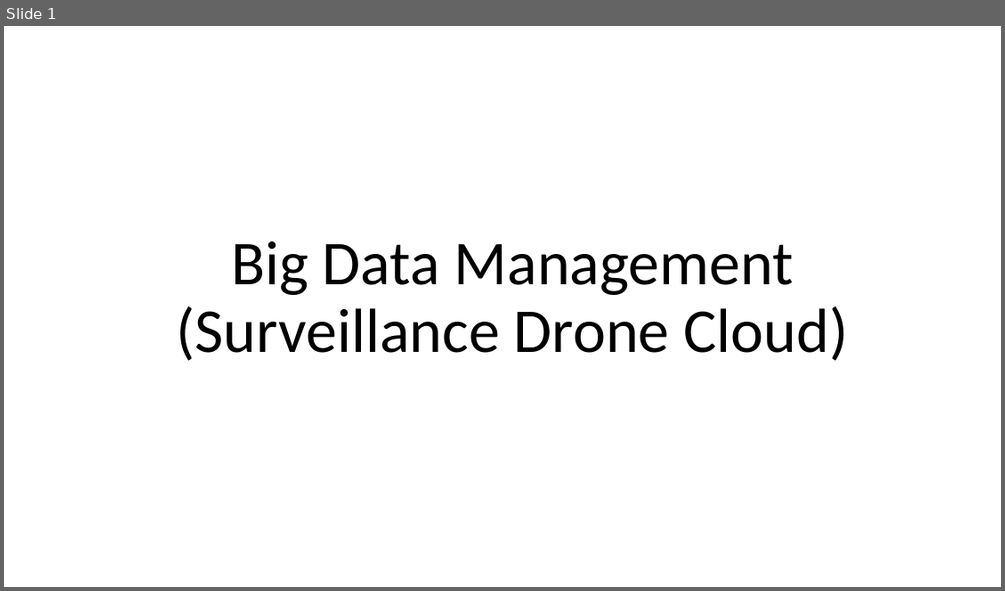
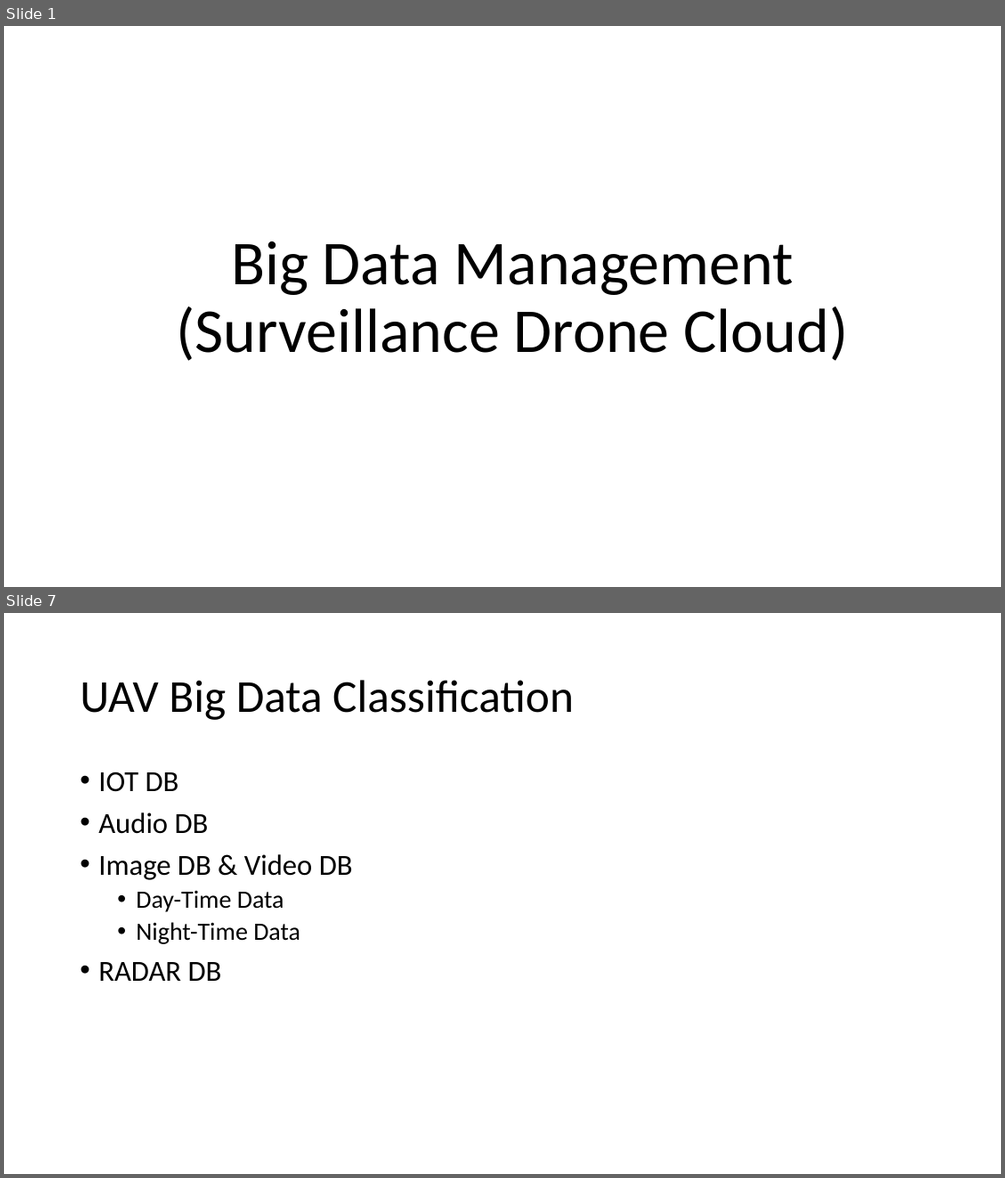
Before and after one commit to chriscwang/droneServiceCloud-1, a slide deck: weeklyMeetingsandDocuments/Big Data Management.pptx. Shown one above the other, each under a label of ours: slide 1 before the commit, slides 1 and 7 after it; the slides between them are not shown. The pictures are 1005x591 and 1005x1178 pixels, drawn with LibreOffice and Linux fonts; fonts in the diff are those of the drawing. Boxes give left, top, right and bottom in pixels: in the first picture for what was removed or moved away, otherwise in the second. Text is boxed around its words. In the diff, an @@ line names an element or a change of style, - is before the commit and + after.

```diff
--- a/weeklyMeetingsandDocuments/Big Data Management.pptx
+++ b/weeklyMeetingsandDocuments/Big Data Management.pptx
@@ slide 7 added at [4,613,1001,1174], background #FFFFFF @@
@@ title added at [80,680,574,720], 44 pt, text #000000 @@
+UAV Big Data Classification
@@ text added at [98,771,353,981], 28 pt, text #000000 @@
+• IOT DB
+• Audio DB
+• Image DB & Video DB
+  • Day-Time Data
+  • Night-Time Data
+• RADAR DB
```
Also in this commit, not shown: 3 slides changed, 9 other slides added, 1 slide removed.
